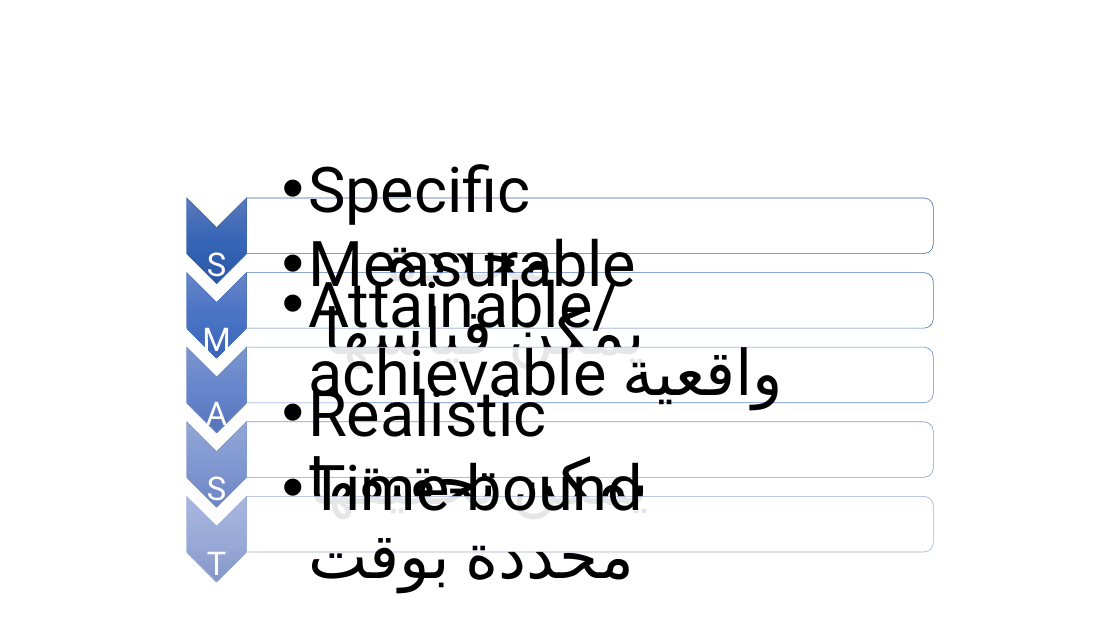
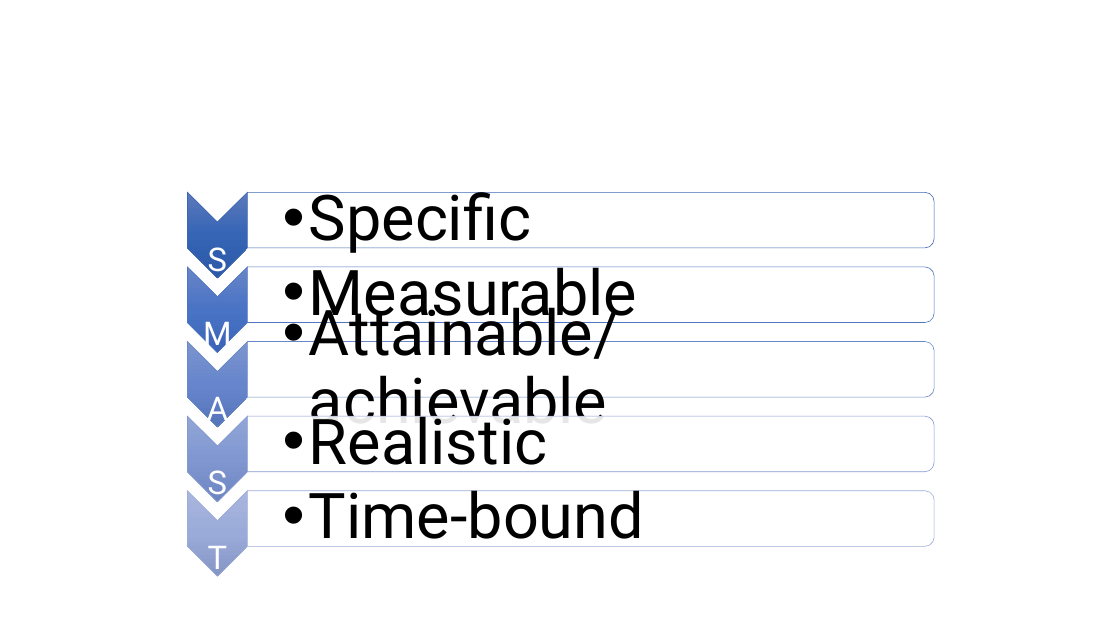
Before and after one commit to islambassiem/5LD02, a slide deck: slide 9 of PMS/Final Presentation.pptx (slide 11 before the commit). Drawn at 1120x630 pixels with LibreOffice and Linux fonts; fonts in the diff are those of the drawing; background and template pictures are left out. Boxes give left, top, right and bottom in pixels: in the first picture for what was removed or moved away, otherwise in the second. Text is boxed around its words. In the diff, an @@ line names an element or a change of style, - is before the commit and + after.

```diff
--- a/PMS/Final Presentation.pptx
+++ b/PMS/Final Presentation.pptx
@@ text at (309,192,531,253): text changed @@
-  • Specific محددة
+  •• Specific
@@ text at (309,266,637,330): text changed @@
-  • Measurable يمكن قياسها
+  •• Measurable
@@ text at (309,298,619,439): text changed @@
-  • Attainable/ achievable واقعية
+  •• Attainable/ achievable
@@ 5 texts, 5 chevrons, 5 round same rects: place and size @@
-5 texts, 5 chevrons, 5 round same rects at (187,198,933,583)
+5 texts, 5 chevrons, 5 round same rects at (188,192,934,577)
@@ text at (309,406,547,472): text changed @@
-  • Realistic يمكن تحقيقها
+  •• Realistic
@@ text at (309,490,644,547): text changed @@
-  • Time-bound محددة بوقت
+  •• Time-bound
```
Also in this commit, not shown: 33 other slides changed, 1 slide added, 9 slides removed.
